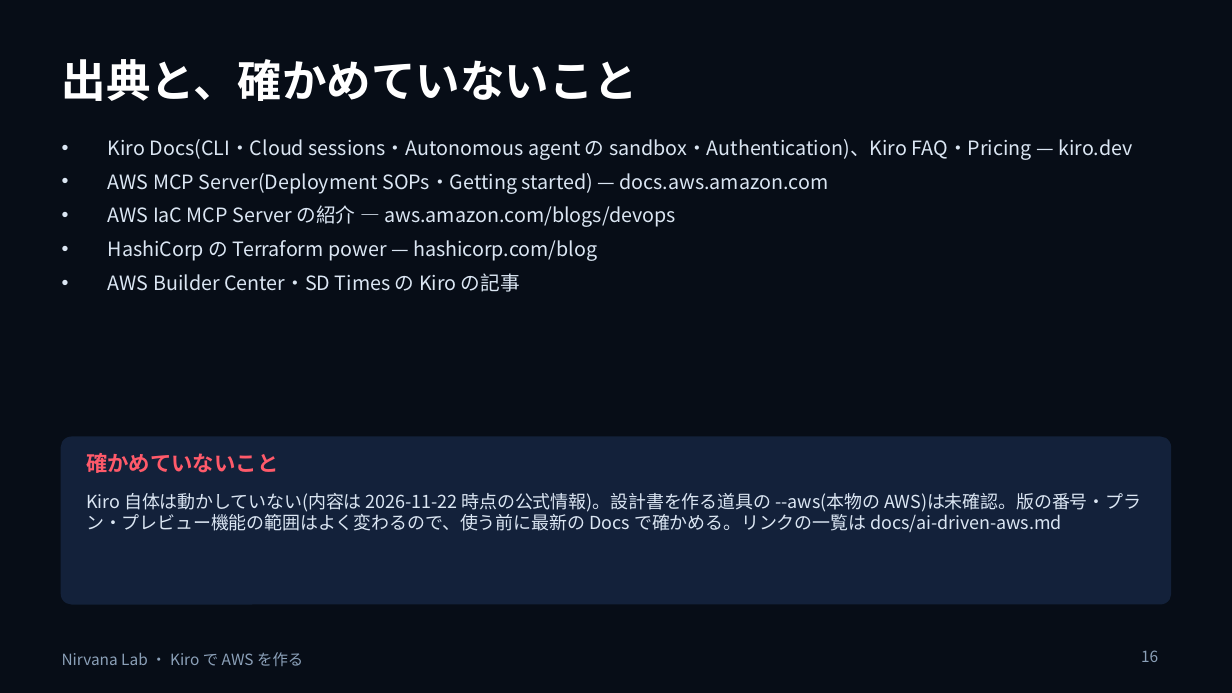
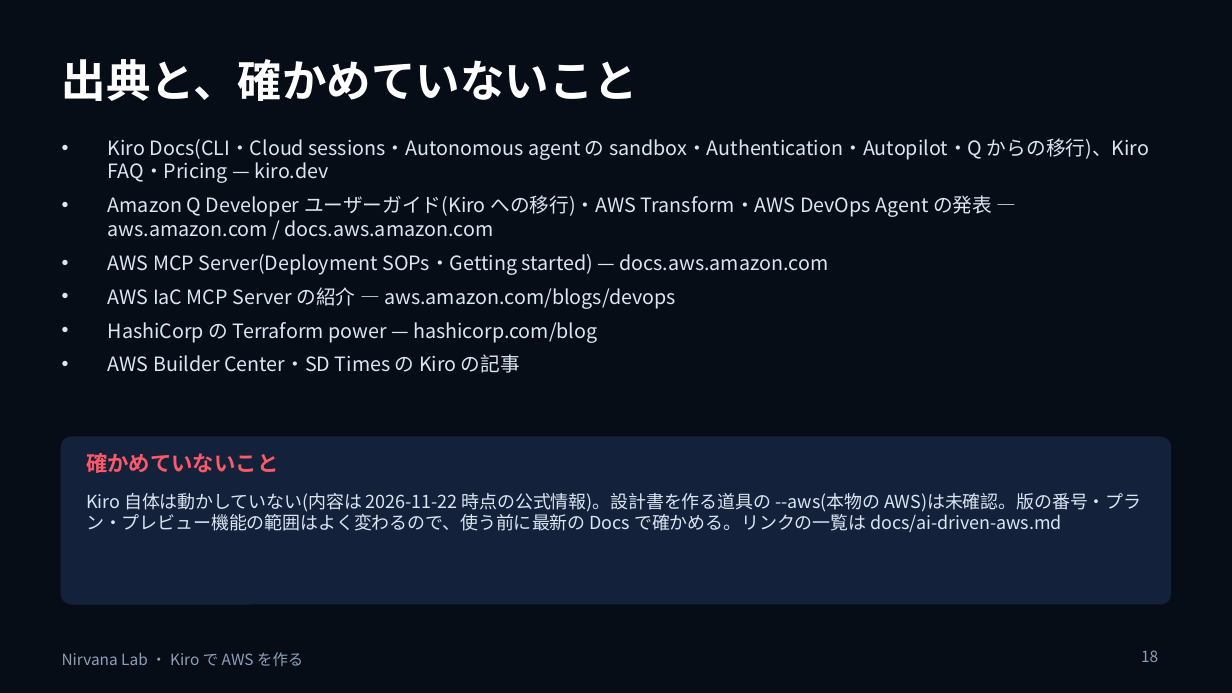
Before and after one commit to w-index-m/nirvana-lab, a slide deck: slide 18 of docs/ai-driven-dev-kiro.pptx (slide 16 before the commit). Drawn at 1232x693 pixels with LibreOffice and Linux fonts; fonts in the diff are those of the drawing. Boxes give left, top, right and bottom in pixels: in the first picture for what was removed or moved away, otherwise in the second. Text is boxed around its words. In the diff, an @@ line names an element or a change of style, - is before the commit and + after.

```diff
--- a/docs/ai-driven-dev-kiro.pptx
+++ b/docs/ai-driven-dev-kiro.pptx
@@ text at [108, 138, 1149, 237]: text changed @@
-• Kiro Docs(CLI・Cloud sessions・Autonomous agent の sandbox・Authentication)、Kiro FAQ・Pricing — kiro.dev
+• Kiro Docs(CLI・Cloud sessions・Autonomous agent の sandbox・Authentication・Autopilot・Q からの移行)、Kiro FAQ・Pricing — kiro.dev
+• Amazon Q Developer ユーザーガイド(Kiro への移行)・AWS Transform・AWS DevOps Agent の発表 — aws.amazon.com / docs.aws.amazon.com
```
Also in this commit, not shown: 2 slides added, 3 other files.
